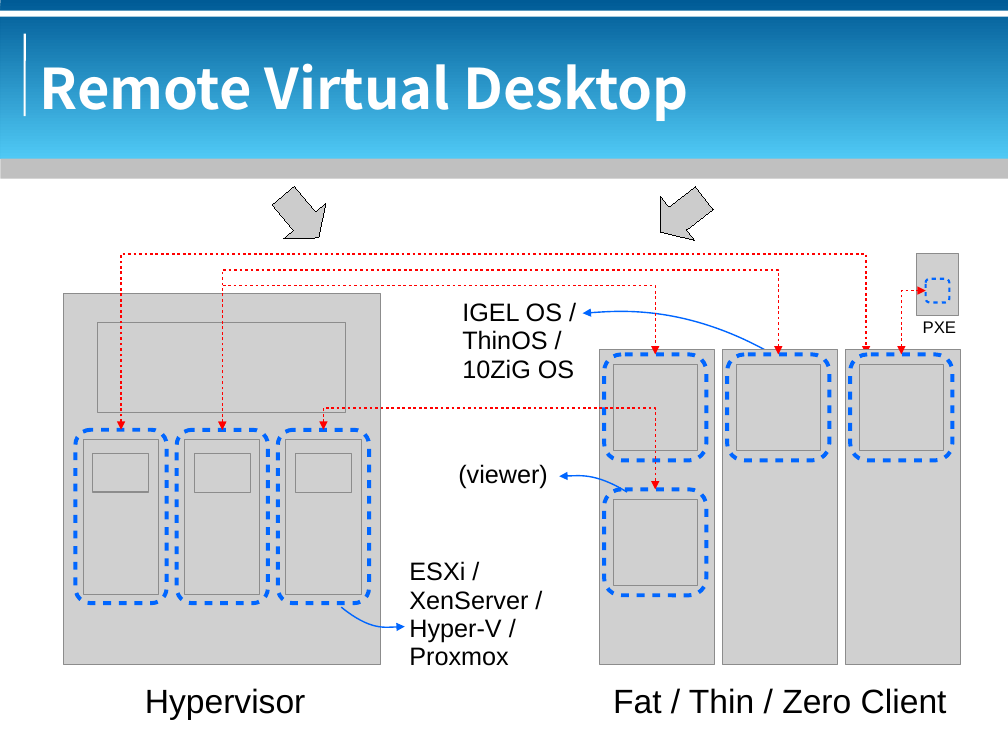
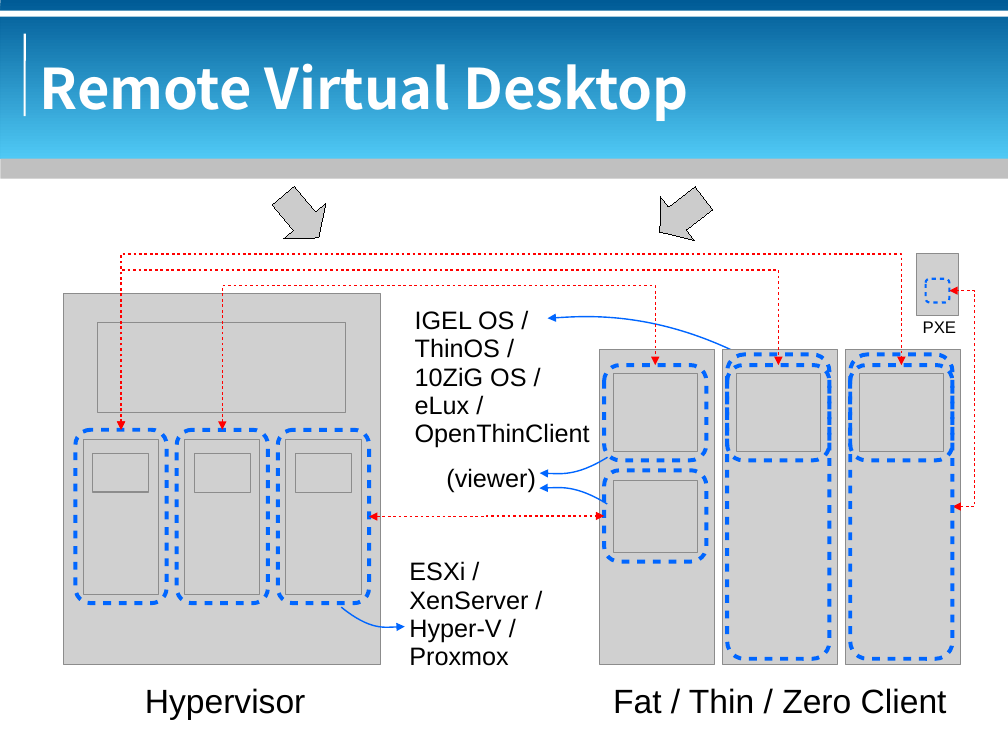
Before and after one commit to bluebat/.presentations, a slide deck: slide 7 of vdi-historical-overview.odp (slide 6 before the commit). Drawn at 1008x756 pixels with LibreOffice and Linux fonts; fonts in the diff are those of the drawing; grey boxes stand for pictures; background and template pictures are left out. Boxes give left, top, right and bottom in pixels: in the first picture for what was removed or moved away, otherwise in the second. Text is boxed around its words. In the diff, an @@ line names an element or a change of style, - is before the commit and + after.

```diff
--- a/vdi-historical-overview.odp
+++ b/vdi-historical-overview.odp
@@ elbow double arrow moved from (121, 429) - (866, 355) to (121, 429) - (901, 365) @@
@@ elbow double arrow moved from (223, 429) - (778, 355) to (121, 429) - (778, 365) @@
@@ elbow double arrow moved from (223, 429) - (655, 355) to (223, 429) - (655, 365) @@
@@ elbow double arrow moved from (901, 355) - (925, 290) to (953, 507) - (950, 290) @@
@@ text "IGEL OS /": place and size @@
-text "IGEL OS /" at bbox=[462, 303, 574, 379]
+text "IGEL OS /" at bbox=[415, 311, 590, 447]
@@ freeform shape: place and size @@
-freeform shape at bbox=[583, 312, 778, 357]
+freeform shape at bbox=[547, 318, 746, 357]
@@ freeform shape removed at bbox=[604, 355, 706, 461] @@
@@ freeform shape: place and size @@
-freeform shape at bbox=[727, 355, 829, 461]
+freeform shape at bbox=[727, 355, 829, 659]
@@ freeform shape: place and size @@
-freeform shape at bbox=[850, 355, 952, 461]
+freeform shape at bbox=[851, 355, 953, 659]
@@ text at bbox=[415, 367, 590, 447]: text changed @@
-10ZiG OS
+10ZiG OS /
+eLux /
+OpenThinClient
@@ rounded rectangle added at bbox=[604, 365, 706, 460], outline #0066FF 2.83 pt @@
@@ picture: place and size @@
-picture at bbox=[614, 364, 698, 451]
+picture at bbox=[614, 374, 698, 452]
@@ rounded rectangle added at bbox=[727, 365, 829, 460], outline #0066FF 2.83 pt @@
@@ picture: place and size @@
-picture at bbox=[737, 364, 821, 451]
+picture at bbox=[737, 374, 821, 452]
@@ rounded rectangle added at bbox=[850, 365, 952, 460], outline #0066FF 2.83 pt @@
@@ picture: place and size @@
-picture at bbox=[860, 364, 943, 451]
+picture at bbox=[860, 374, 943, 452]
@@ text "(viewer)": place and size @@
-text "(viewer)" at bbox=[458, 464, 548, 489]
+text "(viewer)" at bbox=[446, 468, 536, 493]
@@ freeform shape added at bbox=[539, 458, 607, 474], outline #0066FF 0.99 pt @@
@@ rounded rectangle added at bbox=[604, 471, 706, 562], outline #0066FF 2.83 pt @@
@@ freeform shape: place and size @@
-freeform shape at bbox=[559, 476, 627, 492]
+freeform shape at bbox=[539, 488, 607, 504]
@@ freeform shape removed at bbox=[604, 489, 706, 595] @@
@@ picture: place and size @@
-picture at bbox=[614, 499, 698, 586]
+picture at bbox=[614, 480, 698, 552]
@@ elbow double arrow moved from (324, 429) - (655, 489) to (369, 516) - (604, 516) @@
```
Also in this commit, not shown: 4 other slides changed, 1 slide added, 1 other file.
